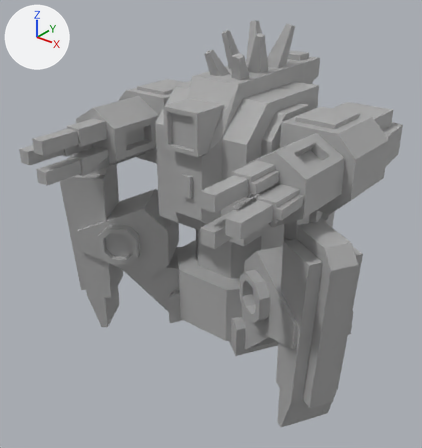
The FBX model art/original_models/L_riot_bot.FBX as it was, and as the next commit left it.
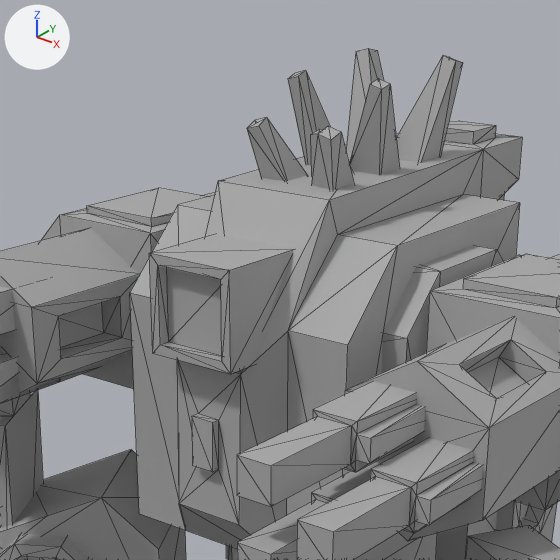
There are two pictures of each version: one whole from a 50 mm lens placed at (8.61, -12.27, 10.62), pointed at (-0.53, -0.84, 3.53), one close up on the part from 24% to 80% of the width and 0% to 53% of the height. The axes (+X, +Y, +Z) are drawn at upper left. The lights are the same throughout. The close-ups show mesh edges as thin lines. Vertices at the same position are counted once.

Objects in the first close-up: 'Grenader1:Mesh1'.
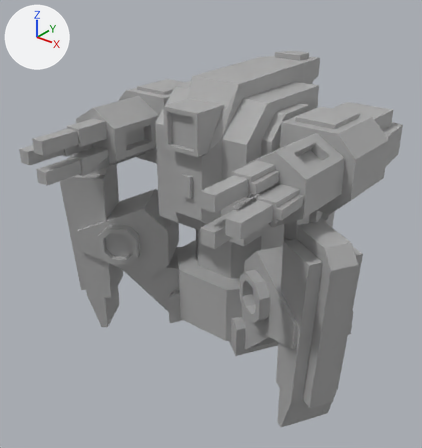
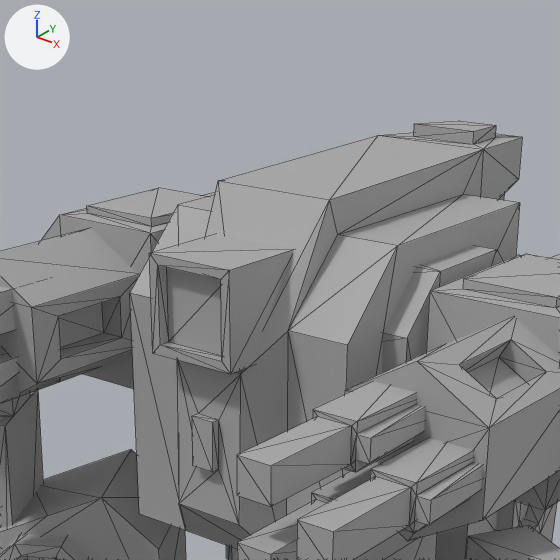
Patch to the scene script:
```diff
--- a/art/original_models/L_riot_bot.FBX.py
+++ b/art/original_models/L_riot_bot.FBX.py
@@ me_mesh @@
 # used by ob_grenader1_mesh1; location = (0.0, 0.0, 0.0)
-me_mesh.from_pydata(...)  # 882 vertices, 1582 faces; spans x -4.56..4.57, y -4.71..4.91, z -0.06..8.75
+me_mesh.from_pydata(...)  # 816 vertices, 1500 faces; spans x -4.56..4.57, y -4.71..4.91, z -0.06..7.84
+# me_mesh part 1: 8 loose pieces with 66 vertices, spanning x -0.61..0.66, y -1.13..1.07, z 7.41..8.75, are deleted
 me_mesh.materials.append(mat_lambert1)
```

Changed parts and their boxes (x1, y1, x2, y2) in the close-ups (560 x 560 px):
'Grenader1:Mesh1', reshaped
    before: (0, 49, 560, 560)
    after: (0, 121, 560, 560)
part 1 of me_mesh, deleted
    before: (247, 49, 463, 190)
